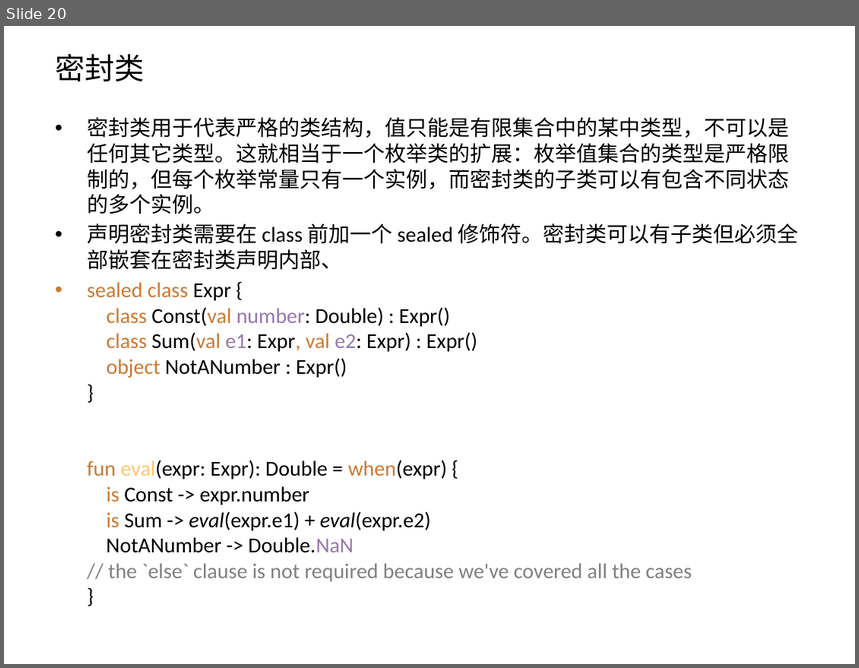
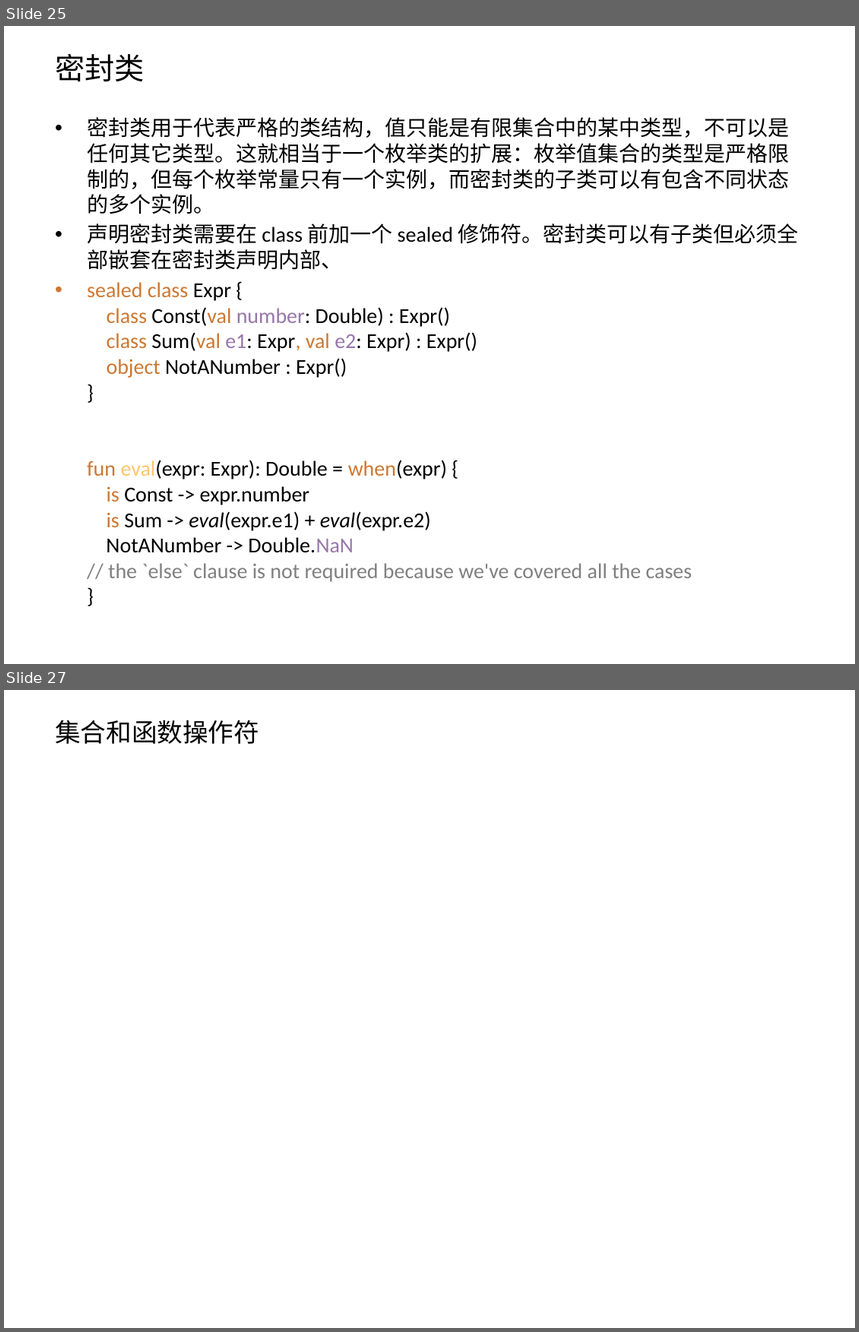
Before and after one commit to zxf2871/KotlinStudy, a slide deck: Kotlin初探.pptx. Shown one above the other, each under a label of ours: slide 20 before the commit, slides 25 and 27 after it; the slides between them are not shown. The pictures are 859x668 and 859x1332 pixels, drawn with LibreOffice and Linux fonts; fonts in the diff are those of the drawing. Boxes give left, top, right and bottom in pixels: in the first picture for what was removed or moved away, otherwise in the second. Text is boxed around its words. In the diff, an @@ line names an element or a change of style, - is before the commit and + after.

```diff
--- a/Kotlin初探.pptx
+++ b/Kotlin初探.pptx
@@ slide 27 added at <box>4,690,855,1328</box>, background #FFFFFF @@
@@ title added at <box>55,720,259,744</box>, 21.6 pt, text #000000 @@
+集合和函数操作符
@@ what was slide 20 is now slide 25 @@
```
Also in this commit, not shown: 7 other slides added, 1 slide removed, 2 other files.
